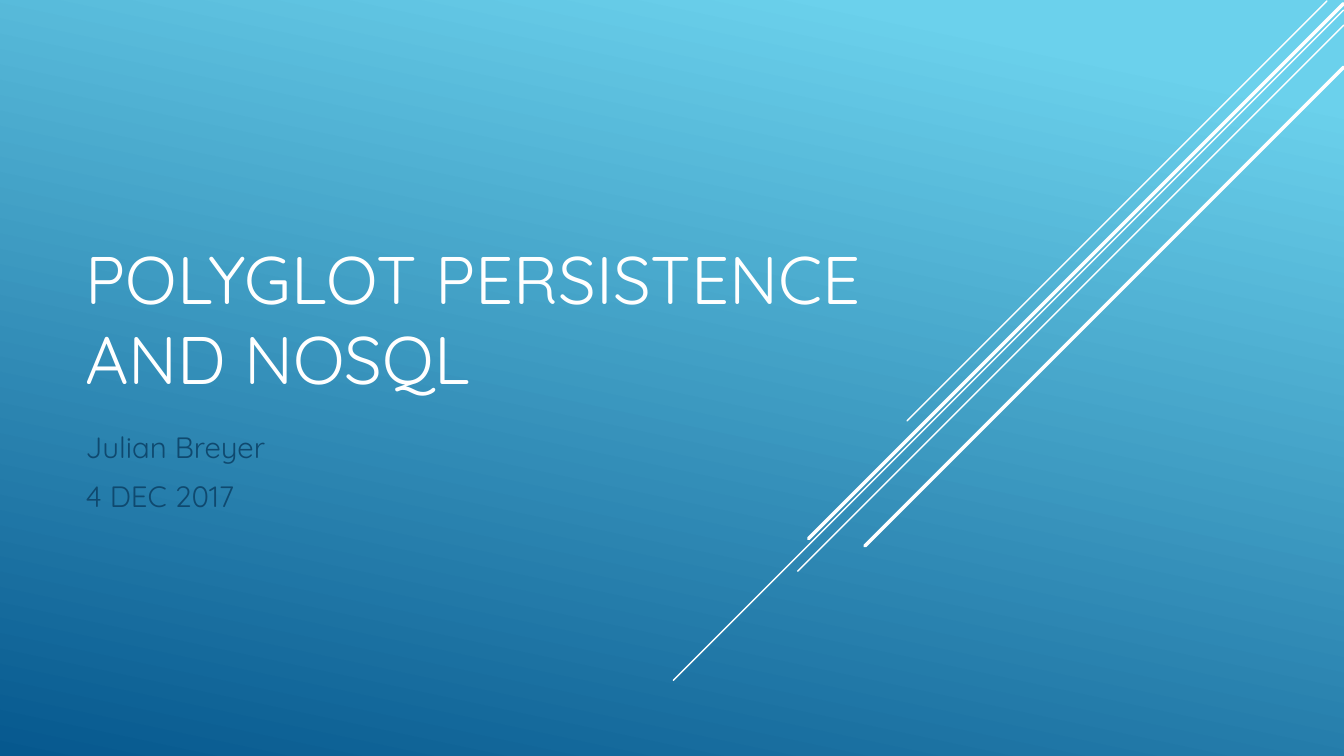
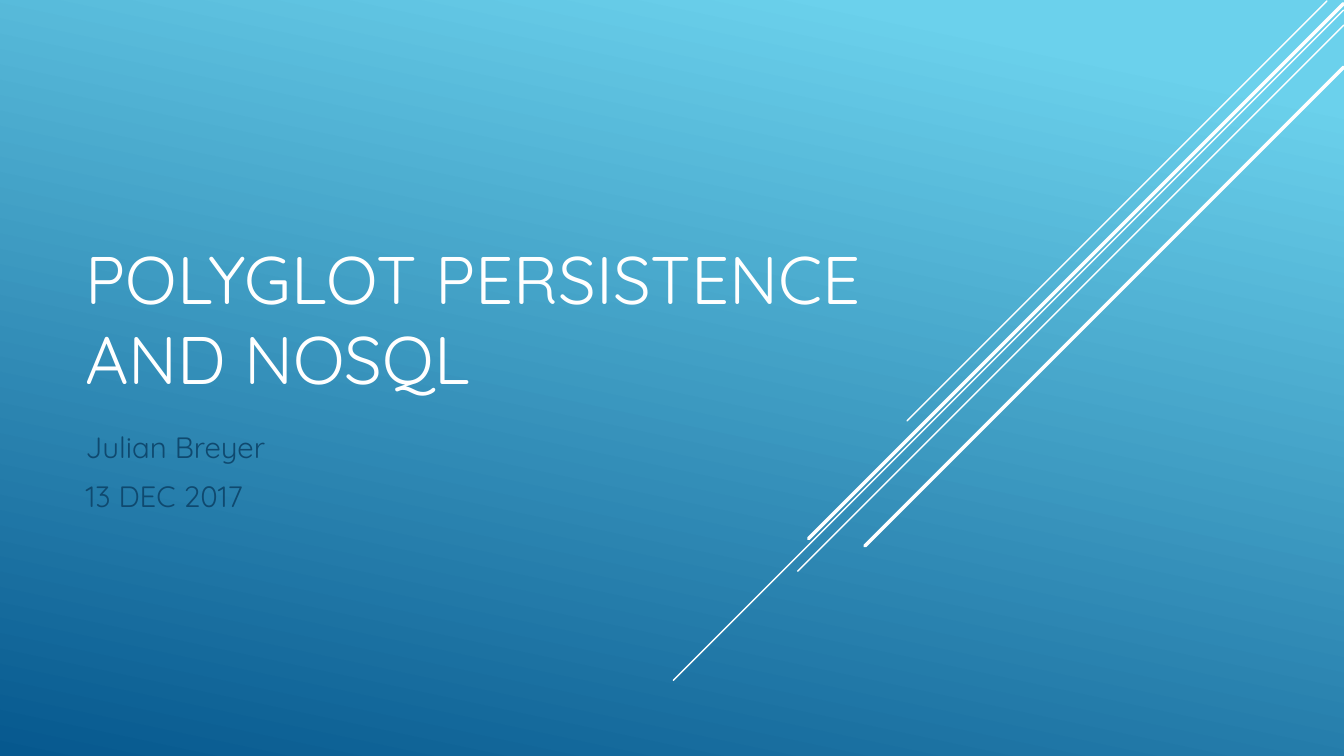
Before and after one commit to jbreyer/Polyglot, a slide deck: slide 1 of Polyglot Persistence and NOSQL.pptx. Drawn at 1344x756 pixels with LibreOffice and Linux fonts; fonts in the diff are those of the drawing. Boxes give left, top, right and bottom in pixels: in the first picture for what was removed or moved away, otherwise in the second. Text is boxed around its words. In the diff, an @@ line names an element or a change of style, - is before the commit and + after.

```diff
--- a/Polyglot Persistence and NOSQL.pptx
+++ b/Polyglot Persistence and NOSQL.pptx
@@ subtitle at [86,486,243,507]: text changed @@
-4 DEC 2017
+13 DEC 2017
```
Also in this commit, not shown: 5 other slides changed, 20 slides added, 1 slide removed.
